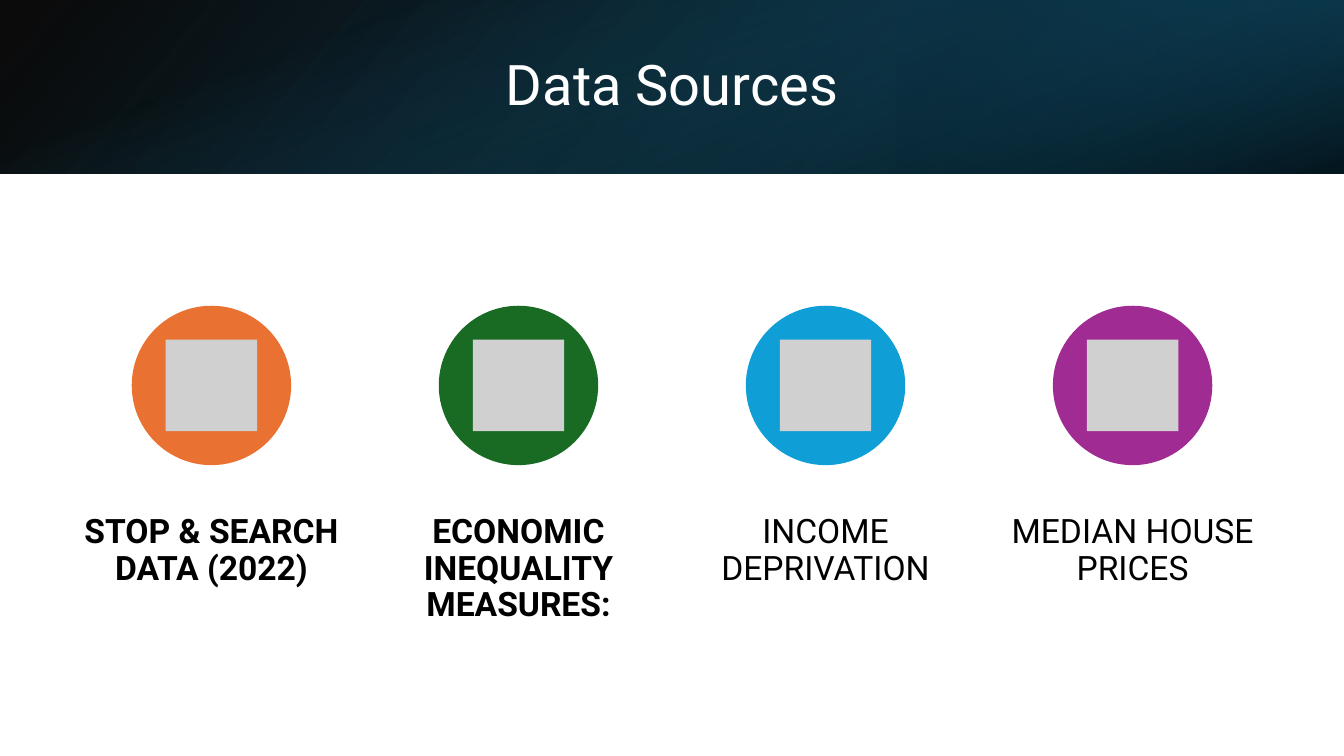
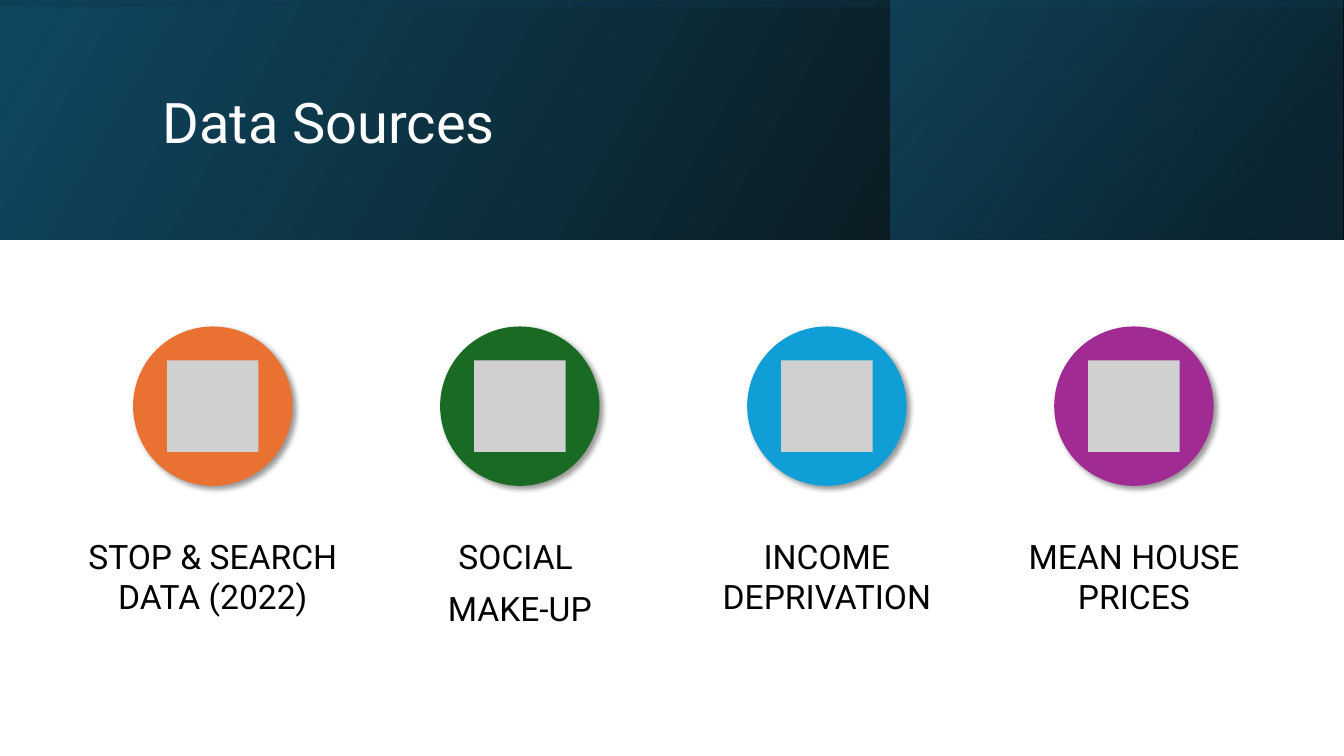
Before and after one commit to KofiBartonByfield/Dissertation, a slide deck: slide 6 of documents/The Price of Policing.pptx. Drawn at 1344x756 pixels with LibreOffice and Linux fonts; fonts in the diff are those of the drawing; grey boxes stand for pictures. Boxes give left, top, right and bottom in pixels: in the first picture for what was removed or moved away, otherwise in the second. Text is boxed around its words. In the diff, an @@ line names an element or a change of style, - is before the commit and + after.

```diff
--- a/documents/The Price of Policing.pptx
+++ b/documents/The Price of Policing.pptx
@@ rectangle at (0, 0, 1344, 239): fill gradient #156082 to #000000 to gradient #000000 to #104862; mirrored; rotation 90 to 0 degrees @@
@@ rectangle at (0, 0, 1344, 239): fill gradient #000000 to #104862 to gradient #104862 to #000000; rotation 0 to 270 degrees @@
@@ rectangle at (891, 0, 1343, 239): rotation 180 to 0 degrees @@
@@ title "Data Sources": place and size @@
-title "Data Sources" at (506, 64, 838, 106)
+title "Data Sources" at (163, 102, 494, 144)
@@ title "Data Sources" at (163, 102, 494, 144): alignment centre to left @@
@@ shadow on in 4 elements at (747, 327, 906, 486), (133, 327, 292, 486), (1055, 327, 1214, 486), (441, 327, 600, 486) @@
@@ 4 pictures, 4 ellipses: place and size @@
-4 pictures, 4 ellipses at (132, 306, 1213, 465)
+4 pictures, 4 ellipses at (133, 327, 1214, 486)
@@ text "STOP & SEARCH DATA (2022)": place and size @@
-text "STOP & SEARCH DATA (2022)" at (84, 518, 338, 588)
+text "STOP & SEARCH DATA (2022)" at (88, 544, 337, 617)
@@ text "STOP & SEARCH DATA (2022)" at (88, 544, 337, 617): bold off; line spacing 0.9 to 1 @@
@@ text removed at (424, 518, 613, 617) @@
-ECONOMIC INEQUALITY MEASURES:
@@ text "INCOME DEPRIVATION": place and size @@
-text "INCOME DEPRIVATION" at (721, 518, 929, 581)
+text "INCOME DEPRIVATION" at (723, 544, 931, 610)
@@ text "INCOME DEPRIVATION" at (723, 544, 931, 610): line spacing 0.9 to 1 @@
@@ text added at (448, 544, 592, 622), 24 pt, text #000000 @@
+SOCIAL
+MAKE-UP
@@ text at (1029, 544, 1239, 610): text changed @@
-MEDIAN HOUSE PRICES
+MEAN HOUSE PRICES
```
Also in this commit, not shown: 4 other slides changed, 4 slides added, 5 other files.
